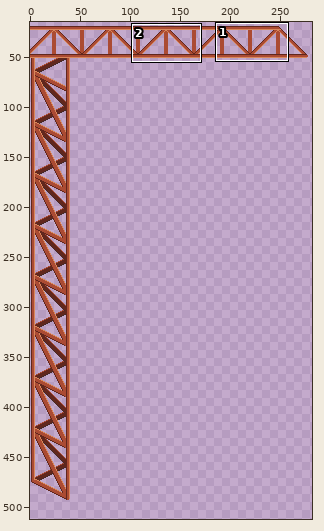
Pixel-art file -- Assets/ArtAssets/Crane.aseprite. Above: a wide view before the commit, with the close-up outlined.
Close-up. The starting point:
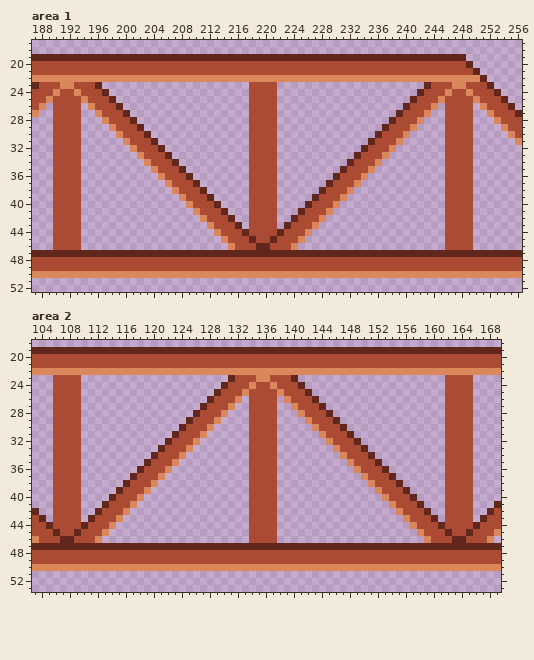
288x512 pixels, 1 frame. Shown: area 1: x 187..256, y 17..52; area 2: x 103..169, y 18..53. The wide view leaves out empty margins. The commit also changed other parts of the picture, which this record leaves out.
Now the later version:
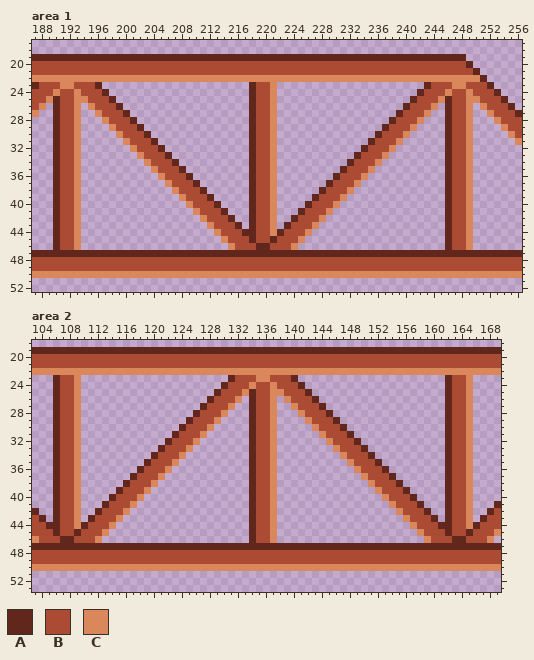
Palette (. is transparent): A #61271d  B #ab4b33  C #d9875b
The edit:
Changed rows in their new state; - is an unchanged pixel.
Area 1, layer "RightCross":
first column x 190:
23 ----------------------------A--C----------------------------
24 ----------------------------A--C----------------------------
25 A--C------------------------A--C------------------------A--C
26 A--C------------------------A--C------------------------A--C
27 A--C------------------------A--C------------------------A--C
28 A--C------------------------A--C------------------------A--C
29 A--C------------------------A--C------------------------A--C
30 A--C------------------------A--C------------------------A--C
31 A--C------------------------A--C------------------------A--C
32 A--C------------------------A--C------------------------A--C
33 A--C------------------------A--C------------------------A--C
34 A--C------------------------A--C------------------------A--C
35 A--C------------------------A--C------------------------A--C
36 A--C------------------------A--C------------------------A--C
37 A--C------------------------A--C------------------------A--C
38 A--C------------------------A--C------------------------A--C
39 A--C------------------------A--C------------------------A--C
40 A--C------------------------A--C------------------------A--C
41 A--C------------------------A--C------------------------A--C
42 A--C------------------------A--C------------------------A--C
43 A--C------------------------A--C------------------------A--C
44 A--C------------------------A--C------------------------A--C
45 A--C----------------------------------------------------A--C
46 A--C----------------------------------------------------A--C
Area 2, layer "RightCross":
first column x 106:
23 A--C----------------------------------------------------A--C
24 A--C----------------------------------------------------A--C
25 A--C------------------------A--C------------------------A--C
26 A--C------------------------A--C------------------------A--C
27 A--C------------------------A--C------------------------A--C
28 A--C------------------------A--C------------------------A--C
29 A--C------------------------A--C------------------------A--C
30 A--C------------------------A--C------------------------A--C
31 A--C------------------------A--C------------------------A--C
32 A--C------------------------A--C------------------------A--C
33 A--C------------------------A--C------------------------A--C
34 A--C------------------------A--C------------------------A--C
35 A--C------------------------A--C------------------------A--C
36 A--C------------------------A--C------------------------A--C
37 A--C------------------------A--C------------------------A--C
38 A--C------------------------A--C------------------------A--C
39 A--C------------------------A--C------------------------A--C
40 A--C------------------------A--C------------------------A--C
41 A--C------------------------A--C------------------------A--C
42 A--C------------------------A--C------------------------A--C
43 A--C------------------------A--C------------------------A--C
44 A--C------------------------A--C------------------------A--C
45 ----------------------------A--C----------------------------
46 ----------------------------A--C----------------------------
